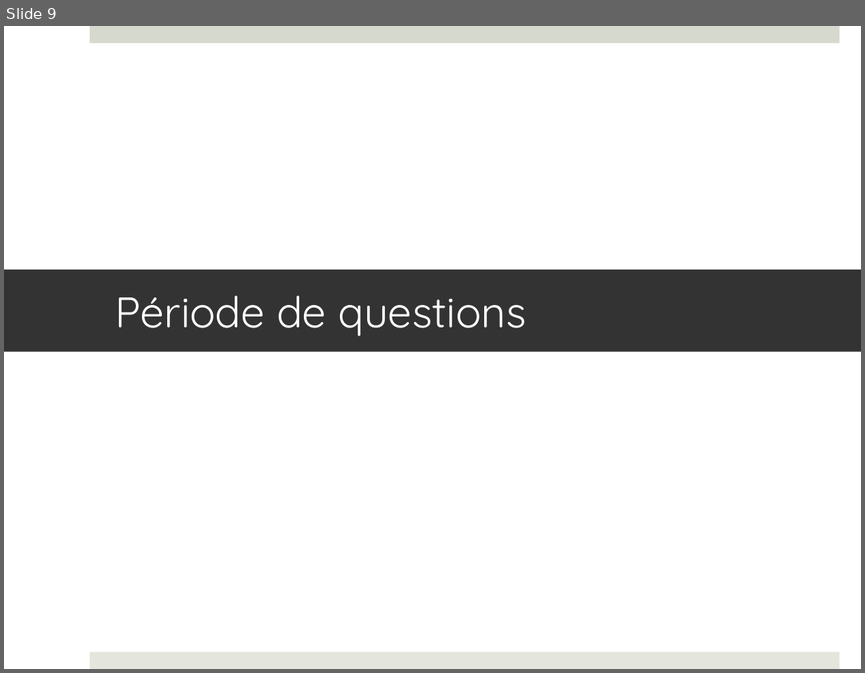
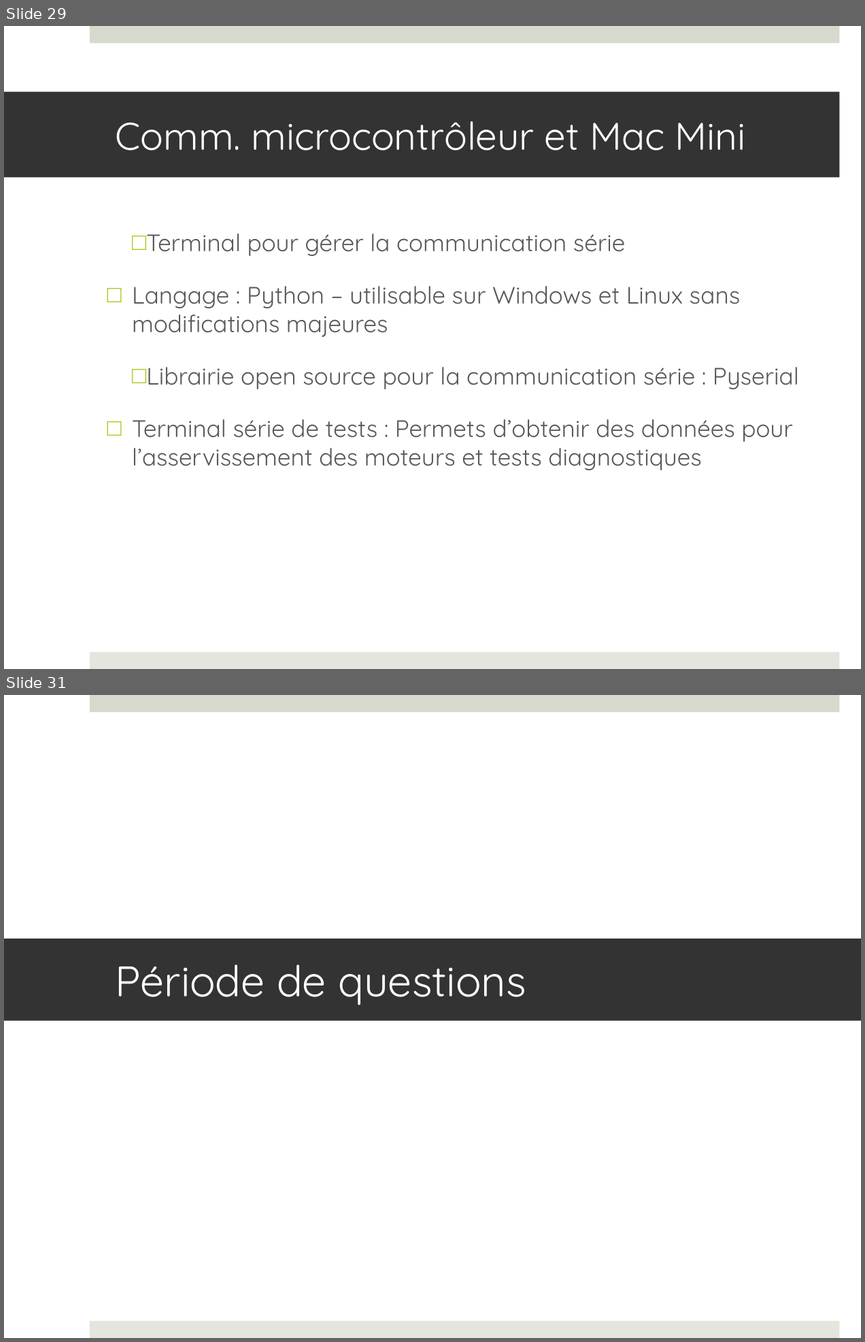
Before and after one commit to francisvalois/design3, a slide deck: reports/presentation/kinocto.pptx. Shown one above the other, each under a label of ours: slide 9 before the commit, slides 29 and 31 after it; the slides between them are not shown. The pictures are 865x673 and 865x1342 pixels, drawn with LibreOffice and Linux fonts; fonts in the diff are those of the drawing. Boxes give left, top, right and bottom in pixels: in the first picture for what was removed or moved away, otherwise in the second. Text is boxed around its words. In the diff, an @@ line names an element or a change of style, - is before the commit and + after.

```diff
--- a/reports/presentation/kinocto.pptx
+++ b/reports/presentation/kinocto.pptx
@@ slide 29 added at [4, 26, 861, 669], background #FFFFFF; not listed: 2 template elements that a slide beside it also shows @@
@@ title added at [4, 92, 839, 178], fill #333333, 32.4 pt, text #FFFFFF @@
+Comm. microcontrôleur et Mac Mini
@@ text added at [132, 233, 799, 470], 20 pt, text #595959 @@
+□ Terminal pour gérer la communication série
+□ Langage : Python – utilisable sur Windows et Linux sans modifications majeures
+□ Librairie open source pour la communication série : Pyserial
+□ Terminal série de tests : Permets d’obtenir des données pour l’asservissement des moteurs et tests diagnostiques
@@ what was slide 9 is now slide 31 @@
```
Also in this commit, not shown: 3 slides changed, 25 other slides added, 4 slides removed, 3 other files.
